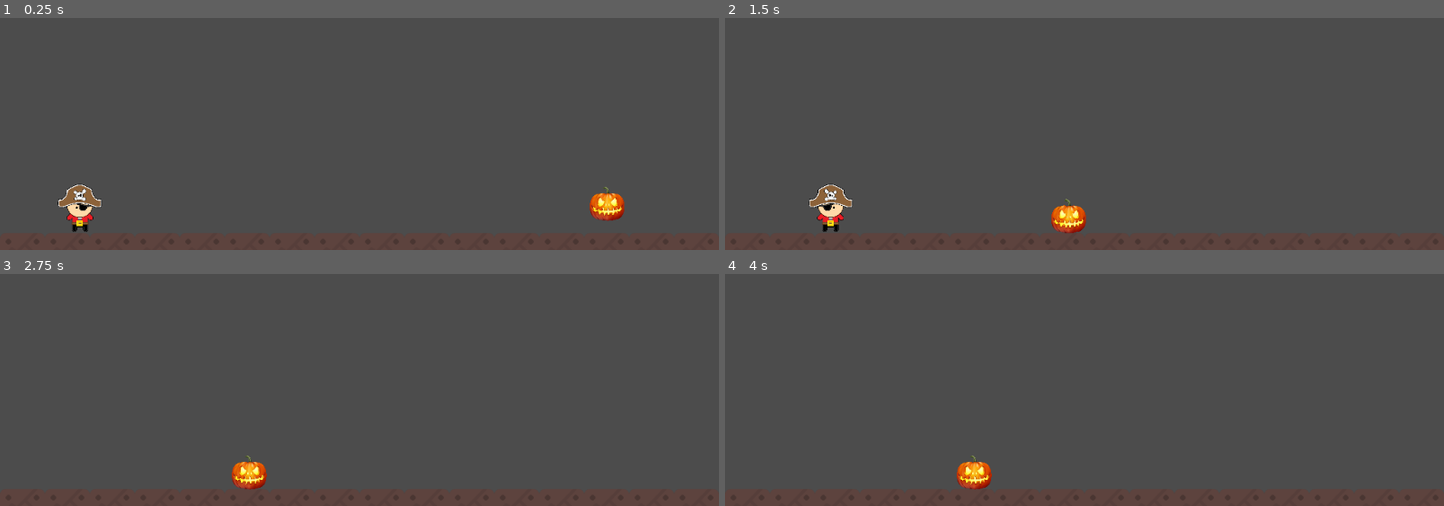
Above: before the commit, frames 1-4 (two rows, left to right).
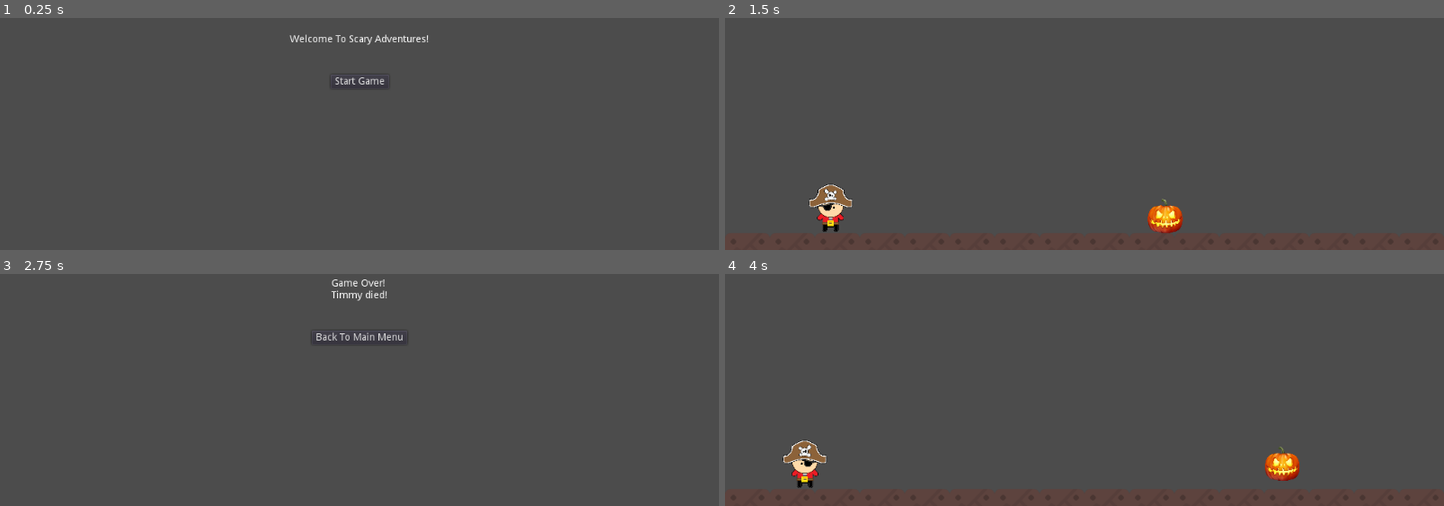
Above: after the commit, the same moments.

Repository: bsu-cs315/MJ-ScaryAdventures
Game: Godot game, scene res://src/MainMenu.tscn
Two runs of this game, one before a commit and one after it. Both use one fixed random seed, a clock stepped at 60 frames per second and the inputs below. Before the commit the project starts from res://src/Level.tscn.
Inputs (mouse positions are in pixels of both pictures, inside the frame that each line leads up to):
- Up to frame 1 (0.25 s): no input
- Up to frame 2 (1.5 s): click (1084, 80) at 0.5 s, where only the run after the commit has a clickable "Start Game"; hold D (move_right) from 1.28 s (still down)
- Up to frame 3 (2.75 s): keep holding D (move_right); tap Space (jump) at 1.52, 2.27 s
- Up to frame 4 (4 s): release D (move_right) at 2.75 s; click (1084, 336) at 2.75 s, where only the run after the commit has a clickable "Back To Main Menu"; click (1084, 336) at 3.5 s, where only the run after the commit has a clickable "Start Game"

The runs differ from the first frame. In frame 1, 1.9% of the frame differs, in the area x 0-100%, y 6-98%; in frame 2, 1.0%; in frame 3, 1.3%; in frame 4, 1.7%.
Error before the commit: Attempt to call function 'die' in base 'previously freed instance' on a null instance. (res://src/Level.gd:8)

Commit message:
Make full game loop

Diff:
--- a/project.godot
+++ b/project.godot
@@ -16,7 +16,7 @@
 [application]
 
 config/name="Scary Adventures"
-run/main_scene="res://src/Level.tscn"
+run/main_scene="res://src/MainMenu.tscn"
 config/icon="res://icon.png"
 
 [input]
--- /dev/null
+++ b/src/EndGame.gd
@@ -0,0 +1,5 @@
+extends CanvasLayer
+
+
+func _on_MainMenuButton_pressed():
+	var _ignored = get_tree().change_scene("res://src/MainMenu.tscn")
--- a/src/Level.gd
+++ b/src/Level.gd
@@ -6,3 +6,4 @@
 
 func _on_timmy_hit():
 	_timmy.die()
+	var _ignored = get_tree().change_scene("res://src/LosingScreen.tscn")
--- /dev/null
+++ b/src/LosingScreen.tscn
@@ -0,0 +1,37 @@
+[gd_scene load_steps=2 format=2]
+
+[ext_resource path="res://src/EndGame.gd" type="Script" id=1]
+
+[node name="LosingScreen" type="CanvasLayer"]
+script = ExtResource( 1 )
+
+[node name="MainMenuButton" type="Button" parent="."]
+anchor_left = 0.5
+anchor_top = 0.5
+anchor_right = 0.5
+anchor_bottom = 0.5
+margin_left = -68.0
+margin_top = 50.0
+margin_right = 68.0
+margin_bottom = 70.0
+text = "Back To Main Menu"
+__meta__ = {
+"_edit_use_anchors_": false
+}
+
+[node name="Label" type="Label" parent="."]
+anchor_left = 0.5
+anchor_top = 0.5
+anchor_right = 0.5
+anchor_bottom = 0.5
+margin_left = -40.0
+margin_top = -24.0
+margin_right = 40.0
+margin_bottom = 24.0
+text = "Game Over!
+Timmy died!
+"
+__meta__ = {
+"_edit_use_anchors_": false
+}
+[connection signal="pressed" from="MainMenuButton" to="." method="_on_MainMenuButton_pressed"]
--- /dev/null
+++ b/src/MainMenu.gd
@@ -0,0 +1,5 @@
+extends CanvasLayer
+
+
+func _on_StartGame_pressed():
+	var _ignored = get_tree().change_scene("res://src/Level.tscn")
--- /dev/null
+++ b/src/MainMenu.tscn
@@ -0,0 +1,35 @@
+[gd_scene load_steps=2 format=2]
+
+[ext_resource path="res://src/MainMenu.gd" type="Script" id=1]
+
+[node name="MainMenu" type="CanvasLayer"]
+script = ExtResource( 1 )
+
+[node name="WelcomeMessage" type="Label" parent="."]
+anchor_left = 0.5
+anchor_top = 0.5
+anchor_right = 0.5
+anchor_bottom = 0.5
+margin_left = -99.0
+margin_top = -7.0
+margin_right = 99.0
+margin_bottom = 7.0
+text = "Welcome To Scary Adventures!"
+__meta__ = {
+"_edit_use_anchors_": false
+}
+
+[node name="StartGame" type="Button" parent="."]
+anchor_left = 0.5
+anchor_top = 0.5
+anchor_right = 0.5
+anchor_bottom = 0.5
+margin_left = -41.5
+margin_top = 50.0
+margin_right = 41.5
+margin_bottom = 70.0
+text = "Start Game"
+__meta__ = {
+"_edit_use_anchors_": false
+}
+[connection signal="pressed" from="StartGame" to="." method="_on_StartGame_pressed"]
--- /dev/null
+++ b/src/WinningScreen.tscn
@@ -0,0 +1,35 @@
+[gd_scene load_steps=2 format=2]
+
+[ext_resource path="res://src/EndGame.gd" type="Script" id=1]
+
+[node name="WinningScreen" type="CanvasLayer"]
+script = ExtResource( 1 )
+
+[node name="WinningLabel" type="Label" parent="."]
+anchor_left = 0.5
+anchor_top = 0.5
+anchor_right = 0.5
+anchor_bottom = 0.5
+margin_left = -60.0
+margin_top = -7.0
+margin_right = 60.0
+margin_bottom = 7.0
+text = "Congrats! You won!"
+__meta__ = {
+"_edit_use_anchors_": false
+}
+
+[node name="MainMenuButton" type="Button" parent="."]
+anchor_left = 0.5
+anchor_top = 0.5
+anchor_right = 0.5
+anchor_bottom = 0.5
+margin_left = -68.0
+margin_top = 50.0
+margin_right = 68.0
+margin_bottom = 70.0
+text = "Back To Main Menu"
+__meta__ = {
+"_edit_use_anchors_": false
+}
+[connection signal="pressed" from="MainMenuButton" to="." method="_on_MainMenuButton_pressed"]
